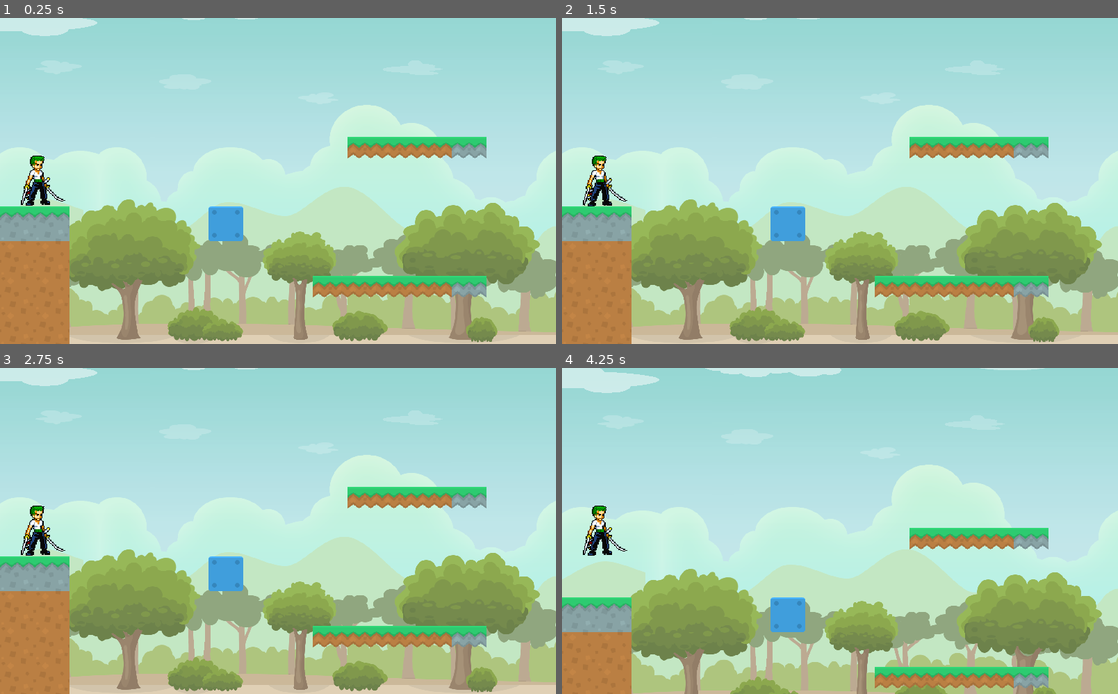
Above: before the commit, frames 1-4 (two rows, left to right).
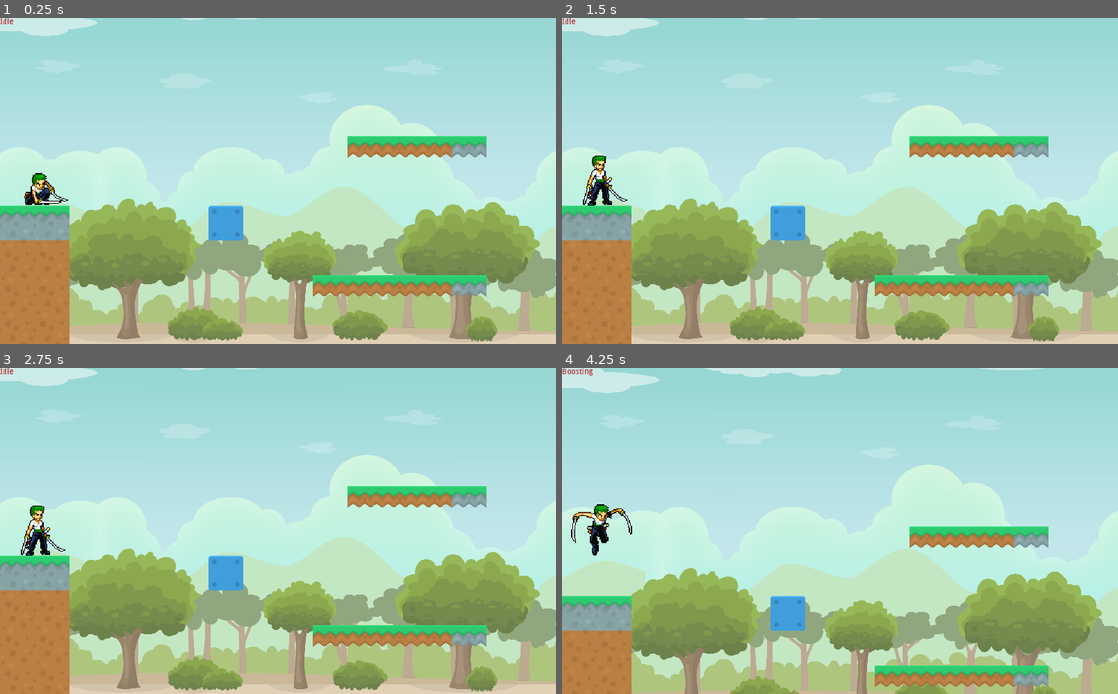
Above: after the commit, the same moments.

Repository: sanisoclem/project-side-scroller
Game: Godot game, scene res://Worlds/MainWorld.tscn
Same seed, same stepped clock (60 frames per second), same inputs: the game is played once before the commit and once after it.
Inputs:
- Up to frame 1 (0.25 s): no input
- Up to frame 2 (1.5 s): tap Enter (ui_accept) at 0.5, 0.6, 0.77, 1.07, 1.25, 1.35 s
- Up to frame 3 (2.75 s): tap Enter (ui_accept) at 1.52, 1.82, 2, 2.1 s
- Up to frame 4 (4.25 s): tap Enter (ui_accept) at 2.85, 3.02, 3.32, 3.6, 3.77, 4.07 s; tap Escape (ui_cancel) at 4.15 s

The runs differ from the first frame. In frame 1, 2.1% of the frame differs, in the area x 0-100%, y 0-100%; in frame 2, 1.7%; in frame 3, 1.6%; in frame 4, 2.7%.

Commit message:
movement tweaks

Diff:
--- a/src/Player/Player.gd
+++ b/src/Player/Player.gd
@@ -24,11 +24,13 @@
 	var velocity = Vector2.ZERO
 	var state = PlayerStatus.Idle
 	var direction = 1.0
+	var last_floor = -1.0
 	func clone():
 		var retval = PlayerState.new()
 		retval.velocity = self.velocity
 		retval.state = self.state
 		retval.direction = self.direction
+		retval.last_floor = self.last_floor
 		return retval
 
 var state = PlayerState.new()
@@ -36,6 +38,8 @@
 
 onready var animationTree = $AnimationTree
 onready var animationState = animationTree.get("parameters/playback");
+
+signal status_changed(status)
 
 func _ready() -> void:
 	animationTree.active = true
@@ -49,22 +53,21 @@
 
 func get_command():
 	if Input.is_action_just_pressed("ui_accept"):
-		cmd_queue.push_back(PlayerCommand.Attack)
+		return PlayerCommand.Attack
 	elif Input.is_action_just_pressed("ui_cancel"):
-		cmd_queue.push_back(PlayerCommand.Boost)
+		return PlayerCommand.Boost
+	elif cmd_queue.size() > 0:
+		return cmd_queue.pop_front()
 	else:
-		cmd_queue.push_back(PlayerCommand.None)
-	return cmd_queue
+		return PlayerCommand.None
 
 func _physics_process(delta):
 	# Get all inputs
 	var input = get_input_vector()
-	var cmds = get_command();
+	var cmd = get_command();
 
 	# compute changes to state
-	while cmds.size() > 0:
-		var cmd = cmds.pop_front()
-		state = apply_cmd(delta, cmd, input, state)
+	state = apply_cmd(delta, cmd, input, state)
 
 	# apply new state
 	state.velocity = move_and_slide(state.velocity, Vector2(0, -1))
@@ -75,13 +78,14 @@
 
 func apply_cmd(delta, cmd, input, current_state):
 	var new_state = current_state.clone()
+	new_state.last_floor = new_state.last_floor + 1 if !is_on_floor() else 0
 	match cmd:
 		PlayerCommand.Attack:
 			pass
 		PlayerCommand.Boost:
-			if state.state != PlayerStatus.Boost && is_on_floor():
+			if state.state != PlayerStatus.Boost && new_state.last_floor < 10:
 				new_state.velocity.y = -BOOST_FORCE
-				state = PlayerStatus.Boost
+				new_state.state = PlayerStatus.Boost
 		PlayerCommand.None:
 			# allow input to influence velocity --if not boosting and not falling
 			if input != Vector2.ZERO:
@@ -95,7 +99,7 @@
 				new_state.velocity = current_state.velocity.move_toward(Vector2(0.0, current_state.velocity.y), FRICTION * delta)
 
 			# deactivate boost if player is falling
-			if new_state.state == PlayerStatus.Boost && (new_state.velocity.y > 0 || is_on_wall() || is_on_ceiling()):
+			if new_state.state == PlayerStatus.Boost && (new_state.velocity.y > 0):
 				new_state.state = PlayerStatus.Idle
 			new_state.velocity = new_state.velocity + GRAVITY
 	return new_state
@@ -105,13 +109,17 @@
 		PlayerStatus.Attack:
 			pass
 		PlayerStatus.Boost:
+			emit_signal("status_changed", "Boosting")
+			animationTree.set("parameters/Boosting/blend_position", state.direction)
 			animationState.travel("Boosting")
 		PlayerStatus.Idle:
 			var animation = "Idle"
-			if !is_on_floor():
+			if !is_on_floor() && state.velocity.y > 0:
 				animation = "Falling"
 			elif abs(state.velocity.x) > 0:
 				animation = "Moving"
+			emit_signal("status_changed", animation)
+			animationTree.set("parameters/Landing/blend_position", state.direction)
 			animationTree.set("parameters/%s/blend_position" % animation, state.direction)
 			animationState.travel(animation)
 
--- a/src/Player/Player.tscn
+++ b/src/Player/Player.tscn
@@ -1,18 +1,76 @@
-[gd_scene load_steps=33 format=2]
+[gd_scene load_steps=40 format=2]
 
 [ext_resource path="res://Player/zoro2.png" type="Texture" id=1]
 [ext_resource path="res://Player/Player.gd" type="Script" id=2]
 
-[sub_resource type="RectangleShape2D" id=36]
+[sub_resource type="RectangleShape2D" id=1]
 extents = Vector2( 10, 23 )
 
-[sub_resource type="Animation" id=5]
+[sub_resource type="Animation" id=2]
 resource_name = "DashLeft"
 
-[sub_resource type="Animation" id=6]
+[sub_resource type="Animation" id=3]
 resource_name = "DashRight"
 
-[sub_resource type="Animation" id=7]
+[sub_resource type="Animation" id=31]
+resource_name = "FallLeft"
+length = 0.2
+loop = true
+tracks/0/type = "value"
+tracks/0/path = NodePath("Sprite:frame")
+tracks/0/interp = 1
+tracks/0/loop_wrap = true
+tracks/0/imported = false
+tracks/0/enabled = true
+tracks/0/keys = {
+"times": PoolRealArray( 0 ),
+"transitions": PoolRealArray( 1 ),
+"update": 1,
+"values": [ 14 ]
+}
+tracks/1/type = "value"
+tracks/1/path = NodePath("Sprite:flip_h")
+tracks/1/interp = 1
+tracks/1/loop_wrap = true
+tracks/1/imported = false
+tracks/1/enabled = true
+tracks/1/keys = {
+"times": PoolRealArray( 0 ),
+"transitions": PoolRealArray( 1 ),
+"update": 1,
+"values": [ true ]
+}
+
+[sub_resource type="Animation" id=32]
+resource_name = "FallRight"
+length = 0.2
+loop = true
+tracks/0/type = "value"
+tracks/0/path = NodePath("Sprite:frame")
+tracks/0/interp = 1
+tracks/0/loop_wrap = true
+tracks/0/imported = false
+tracks/0/enabled = true
+tracks/0/keys = {
+"times": PoolRealArray( 0 ),
+"transitions": PoolRealArray( 1 ),
+"update": 1,
+"values": [ 14 ]
+}
+tracks/1/type = "value"
+tracks/1/path = NodePath("Sprite:flip_h")
+tracks/1/interp = 1
+tracks/1/loop_wrap = true
+tracks/1/imported = false
+tracks/1/enabled = true
+tracks/1/keys = {
+"times": PoolRealArray( 0 ),
+"transitions": PoolRealArray( 1 ),
+"update": 1,
+"values": [ false ]
+}
+
+[sub_resource type="Animation" id=4]
 resource_name = "IdleLeft"
 length = 2.0
 loop = true
@@ -70,19 +128,121 @@
 "values": [ false ]
 }
 
+[sub_resource type="Animation" id=6]
+resource_name = "JumpLeft"
+length = 0.3
+loop = true
+tracks/0/type = "value"
+tracks/0/path = NodePath("Sprite:frame")
+tracks/0/interp = 1
+tracks/0/loop_wrap = true
+tracks/0/imported = false
+tracks/0/enabled = true
+tracks/0/keys = {
+"times": PoolRealArray( 0, 0.1 ),
+"transitions": PoolRealArray( 1, 1 ),
+"update": 1,
+"values": [ 12, 13 ]
+}
+tracks/1/type = "value"
+tracks/1/path = NodePath("Sprite:flip_h")
+tracks/1/interp = 1
+tracks/1/loop_wrap = true
+tracks/1/imported = false
+tracks/1/enabled = true
+tracks/1/keys = {
+"times": PoolRealArray( 0 ),
+"transitions": PoolRealArray( 1 ),
+"update": 1,
+"values": [ true ]
+}
+
+[sub_resource type="Animation" id=7]
+resource_name = "JumpRight"
+length = 0.2
+loop = true
+tracks/0/type = "value"
+tracks/0/path = NodePath("Sprite:frame")
+tracks/0/interp = 1
+tracks/0/loop_wrap = true
+tracks/0/imported = false
+tracks/0/enabled = true
+tracks/0/keys = {
+"times": PoolRealArray( 0, 0.1 ),
+"transitions": PoolRealArray( 1, 1 ),
+"update": 1,
+"values": [ 12, 13 ]
+}
+tracks/1/type = "value"
+tracks/1/path = NodePath("Sprite:flip_h")
+tracks/1/interp = 1
+tracks/1/loop_wrap = true
+tracks/1/imported = false
+tracks/1/enabled = true
+tracks/1/keys = {
+"times": PoolRealArray( 0 ),
+"transitions": PoolRealArray( 1 ),
+"update": 1,
+"values": [ false ]
+}
+
+[sub_resource type="Animation" id=8]
+resource_name = "LandLeft"
+length = 0.2
+tracks/0/type = "value"
+tracks/0/path = NodePath("Sprite:frame")
+tracks/0/interp = 1
+tracks/0/loop_wrap = true
+tracks/0/imported = false
+tracks/0/enabled = true
+tracks/0/keys = {
+"times": PoolRealArray( 0 ),
+"transitions": PoolRealArray( 1 ),
+"update": 1,
+"values": [ 15 ]
+}
+tracks/1/type = "value"
+tracks/1/path = NodePath("Sprite:flip_h")
+tracks/1/interp = 1
+tracks/1/loop_wrap = true
+tracks/1/imported = false
+tracks/1/enabled = true
+tracks/1/keys = {
+"times": PoolRealArray( 0 ),
+"transitions": PoolRealArray( 1 ),
+"update": 1,
+"values": [ true ]
+}
+
 [sub_resource type="Animation" id=9]
-resource_name = "JumpLeft"
+resource_name = "LandRight"
+length = 0.2
+tracks/0/type = "value"
+tracks/0/path = NodePath("Sprite:frame")
+tracks/0/interp = 1
+tracks/0/loop_wrap = true
+tracks/0/imported = false
+tracks/0/enabled = true
+tracks/0/keys = {
+"times": PoolRealArray( 0 ),
+"transitions": PoolRealArray( 1 ),
+"update": 1,
+"values": [ 15 ]
+}
+tracks/1/type = "value"
+tracks/1/path = NodePath("Sprite:flip_h")
+tracks/1/interp = 1
+tracks/1/loop_wrap = true
+tracks/1/imported = false
+tracks/1/enabled = true
+tracks/1/keys = {
+"times": PoolRealArray( 0 ),
+"transitions": PoolRealArray( 1 ),
+"update": 1,
+"values": [ false ]
+}
 
 [sub_resource type="Animation" id=10]
-resource_name = "JumpRight"
-
-[sub_resource type="Animation" id=11]
-resource_name = "LandLeft"
-
-[sub_resource type="Animation" id=12]
-resource_name = "LandRight"
-
-[sub_resource type="Animation" id=13]
 resource_name = "MoveLeft"
 length = 0.8
 loop = true
@@ -140,25 +300,55 @@
 "values": [ false ]
 }
 
-[sub_resource type="AnimationNodeBlendSpace2D" id=27]
-
-[sub_resource type="AnimationNodeBlendSpace1D" id=28]
+[sub_resource type="AnimationNodeAnimation" id=33]
+animation = "JumpLeft"
+
+[sub_resource type="AnimationNodeAnimation" id=34]
+animation = "JumpRight"
+
+[sub_resource type="AnimationNodeBlendSpace1D" id=35]
+blend_point_0/node = SubResource( 33 )
+blend_point_0/pos = -0.1
+blend_point_1/node = SubResource( 34 )
+blend_point_1/pos = 0.1
+
+[sub_resource type="AnimationNodeAnimation" id=36]
+animation = "FallLeft"
+
+[sub_resource type="AnimationNodeAnimation" id=37]
+animation = "FallRight"
+
+[sub_resource type="AnimationNodeBlendSpace1D" id=13]
+blend_point_0/node = SubResource( 36 )
+blend_point_0/pos = -0.1
+blend_point_1/node = SubResource( 37 )
+blend_point_1/pos = 0.1
+
+[sub_resource type="AnimationNodeAnimation" id=14]
+animation = "IdleLeft"
 
 [sub_resource type="AnimationNodeAnimation" id=15]
-animation = "IdleLeft"
-
-[sub_resource type="AnimationNodeAnimation" id=26]
 animation = "IdleRight"
 
-[sub_resource type="AnimationNodeBlendSpace1D" id=17]
-blend_point_0/node = SubResource( 15 )
+[sub_resource type="AnimationNodeBlendSpace1D" id=16]
+blend_point_0/node = SubResource( 14 )
 blend_point_0/pos = -0.1
-blend_point_1/node = SubResource( 26 )
+blend_point_1/node = SubResource( 15 )
 blend_point_1/pos = 0.1
 min_space = -1.1
 max_space = 1.1
 
-[sub_resource type="AnimationNodeBlendSpace1D" id=29]
+[sub_resource type="AnimationNodeAnimation" id=38]
+animation = "LandLeft"
+
+[sub_resource type="AnimationNodeAnimation" id=39]
+animation = "LandRight"
+
+[sub_resource type="AnimationNodeBlendSpace1D" id=17]
+blend_point_0/node = SubResource( 38 )
+blend_point_0/pos = -0.1
+blend_point_1/node = SubResource( 39 )
+blend_point_1/pos = 0.1
 
 [sub_resource type="AnimationNodeAnimation" id=18]
 animation = "MoveLeft"
@@ -178,34 +368,34 @@
 
 [sub_resource type="AnimationNodeStateMachineTransition" id=22]
 
-[sub_resource type="AnimationNodeStateMachineTransition" id=30]
-
-[sub_resource type="AnimationNodeStateMachineTransition" id=31]
-
-[sub_resource type="AnimationNodeStateMachineTransition" id=32]
-
-[sub_resource type="AnimationNodeStateMachineTransition" id=33]
-
-[sub_resource type="AnimationNodeStateMachineTransition" id=34]
-
-[sub_resource type="AnimationNodeStateMachineTransition" id=35]
-
-[sub_resource type="AnimationNodeStateMachine" id=23]
-states/Boosting/node = SubResource( 27 )
-states/Boosting/position = Vector2( -873.19, 37 )
-states/Falling/node = SubResource( 28 )
-states/Falling/position = Vector2( -1119.19, 37 )
-states/Idle/node = SubResource( 17 )
+[sub_resource type="AnimationNodeStateMachineTransition" id=24]
+
+[sub_resource type="AnimationNodeStateMachineTransition" id=25]
+switch_mode = 2
+auto_advance = true
+
+[sub_resource type="AnimationNodeStateMachineTransition" id=28]
+
+[sub_resource type="AnimationNodeStateMachineTransition" id=40]
+
+[sub_resource type="AnimationNodeStateMachineTransition" id=41]
+
+[sub_resource type="AnimationNodeStateMachine" id=29]
+states/Boosting/node = SubResource( 35 )
+states/Boosting/position = Vector2( -865.19, 37 )
+states/Falling/node = SubResource( 13 )
+states/Falling/position = Vector2( -1121.19, 37 )
+states/Idle/node = SubResource( 16 )
 states/Idle/position = Vector2( -974, 145 )
-states/Landing/node = SubResource( 29 )
+states/Landing/node = SubResource( 17 )
 states/Landing/position = Vector2( -1165.19, 145 )
 states/Moving/node = SubResource( 20 )
 states/Moving/position = Vector2( -712, 145 )
-transitions = [ "Idle", "Moving", SubResource( 21 ), "Moving", "Idle", SubResource( 22 ), "Boosting", "Falling", SubResource( 30 ), "Falling", "Landing", SubResource( 31 ), "Landing", "Idle", SubResource( 32 ), "Idle", "Boosting", SubResource( 33 ), "Boosting", "Idle", SubResource( 34 ), "Idle", "Falling", SubResource( 35 ) ]
+transitions = [ "Idle", "Moving", SubResource( 21 ), "Moving", "Idle", SubResource( 22 ), "Falling", "Landing", SubResource( 24 ), "Landing", "Idle", SubResource( 25 ), "Idle", "Falling", SubResource( 28 ), "Idle", "Boosting", SubResource( 40 ), "Boosting", "Falling", SubResource( 41 ) ]
 start_node = "Idle"
 graph_offset = Vector2( -1859.19, 0 )
 
-[sub_resource type="AnimationNodeStateMachinePlayback" id=24]
+[sub_resource type="AnimationNodeStateMachinePlayback" id=30]
 
 [node name="Player" type="KinematicBody2D"]
 collision_layer = 0
@@ -213,30 +403,32 @@
 
 [node name="Sprite" type="Sprite" parent="."]
 texture = ExtResource( 1 )
-vframes = 12
-frame = 2
+vframes = 27
+frame = 13
 
 [node name="CollisionShape2D" type="CollisionShape2D" parent="."]
-position = Vector2( 0, 3 )
-shape = SubResource( 36 )
+position = Vector2( -1, 2 )
+shape = SubResource( 1 )
 
 [node name="AnimationPlayer" type="AnimationPlayer" parent="."]
-anims/DashLeft = SubResource( 5 )
-anims/DashRight = SubResource( 6 )
-anims/IdleLeft = SubResource( 7 )
-anims/IdleRight = SubResource( 8 )
-anims/JumpLeft = SubResource( 9 )
-anims/JumpRight = SubResource( 10 )
-anims/LandLeft = SubResource( 11 )
-anims/LandRight = SubResource( 12 )
-anims/MoveLeft = SubResource( 13 )
-anims/MoveRight = SubResource( 14 )
+anims/DashLeft = SubResource( 2 )
+anims/DashRight = SubResource( 3 )
+anims/FallLeft = SubResource( 31 )
+anims/FallRight = SubResource( 32 )
+anims/IdleLeft = SubResource( 4 )
+anims/IdleRight = SubResource( 5 )
+anims/JumpLeft = SubResource( 6 )
+anims/JumpRight = SubResource( 7 )
+anims/LandLeft = SubResource( 8 )
+anims/LandRight = SubResource( 9 )
+anims/MoveLeft = SubResource( 10 )
+anims/MoveRight = SubResource( 11 )
 
 [node name="AnimationTree" type="AnimationTree" parent="."]
-tree_root = SubResource( 23 )
+tree_root = SubResource( 29 )
 anim_player = NodePath("../AnimationPlayer")
 active = true
-parameters/playback = SubResource( 24 )
+parameters/playback = SubResource( 30 )
 parameters/Boosting/blend_position = Vector2( 0, 0 )
 parameters/Falling/blend_position = 0
 parameters/Idle/blend_position = 0.0
--- a/src/Tilemaps/platforms.tres
+++ b/src/Tilemaps/platforms.tres
@@ -11,55 +11,55 @@
 [sub_resource type="ConvexPolygonShape2D" id=3]
 points = PoolVector2Array( 0, 0, 64, 0, 64, 64, 0, 64 )
 
+[sub_resource type="ConvexPolygonShape2D" id=4]
+points = PoolVector2Array( 0, 0, 64, 0, 64, 64, 0, 64 )
+
+[sub_resource type="ConvexPolygonShape2D" id=5]
+points = PoolVector2Array( 0, 0, 64, 0, 64, 64, 0, 64 )
+
+[sub_resource type="ConvexPolygonShape2D" id=6]
+points = PoolVector2Array( 0, 0, 64, 0, 64, 64, 0, 64 )
+
+[sub_resource type="ConvexPolygonShape2D" id=7]
+points = PoolVector2Array( 0, 0, 64, 0, 64, 64, 0, 64 )
+
+[sub_resource type="ConvexPolygonShape2D" id=8]
+points = PoolVector2Array( 0, 0, 64, 0, 64, 64, 0, 64 )
+
+[sub_resource type="ConvexPolygonShape2D" id=9]
+points = PoolVector2Array( 0, 0, 64, 0, 64, 32, 0, 32 )
+
+[sub_resource type="ConvexPolygonShape2D" id=10]
+points = PoolVector2Array( 0, 0, 64, 0, 64, 32, 0, 32 )
+
+[sub_resource type="ConvexPolygonShape2D" id=11]
+points = PoolVector2Array( 0, 0, 64, 0, 64, 32, 0, 32 )
+
+[sub_resource type="ConvexPolygonShape2D" id=12]
+points = PoolVector2Array( 0, 0, 64, 0, 64, 64, 0, 64 )
+
+[sub_resource type="ConvexPolygonShape2D" id=13]
+points = PoolVector2Array( 0, 0, 64, 0, 64, 64, 0, 64 )
+
+[sub_resource type="ConvexPolygonShape2D" id=14]
+points = PoolVector2Array( 0, 0, 64, 0, 64, 32, 0, 32 )
+
+[sub_resource type="ConvexPolygonShape2D" id=15]
+points = PoolVector2Array( 0, 0, 64, 0, 64, 32, 0, 32 )
+
+[sub_resource type="ConvexPolygonShape2D" id=16]
+points = PoolVector2Array( 0, 0, 64, 0, 64, 32, 0, 32 )
+
+[sub_resource type="ConvexPolygonShape2D" id=17]
+points = PoolVector2Array( 0, 0, 64, 0, 64, 64, 0, 64 )
+
+[sub_resource type="ConvexPolygonShape2D" id=18]
+points = PoolVector2Array( 0, 0, 64, 0, 64, 64, 0, 64 )
+
 [sub_resource type="ConvexPolygonShape2D" id=19]
 points = PoolVector2Array( 0, 0, 64, 0, 64, 64, 0, 64 )
 
-[sub_resource type="ConvexPolygonShape2D" id=4]
-points = PoolVector2Array( 0, 0, 64, 0, 64, 64, 0, 64 )
-
-[sub_resource type="ConvexPolygonShape2D" id=5]
-points = PoolVector2Array( 0, 0, 64, 0, 64, 64, 0, 64 )
-
-[sub_resource type="ConvexPolygonShape2D" id=6]
-points = PoolVector2Array( 0, 0, 64, 0, 64, 64, 0, 64 )
-
 [sub_resource type="ConvexPolygonShape2D" id=20]
-points = PoolVector2Array( 0, 0, 64, 0, 64, 64, 0, 64 )
-
-[sub_resource type="ConvexPolygonShape2D" id=7]
-points = PoolVector2Array( 0, 0, 64, 0, 64, 32, 0, 32 )
-
-[sub_resource type="ConvexPolygonShape2D" id=8]
-points = PoolVector2Array( 0, 0, 64, 0, 64, 32, 0, 32 )
-
-[sub_resource type="ConvexPolygonShape2D" id=9]
-points = PoolVector2Array( 0, 0, 64, 0, 64, 32, 0, 32 )
-
-[sub_resource type="ConvexPolygonShape2D" id=10]
-points = PoolVector2Array( 0, 0, 64, 0, 64, 64, 0, 64 )
-
-[sub_resource type="ConvexPolygonShape2D" id=11]
-points = PoolVector2Array( 0, 0, 64, 0, 64, 64, 0, 64 )
-
-[sub_resource type="ConvexPolygonShape2D" id=12]
-points = PoolVector2Array( 0, 0, 64, 0, 64, 32, 0, 32 )
-
-[sub_resource type="ConvexPolygonShape2D" id=13]
-points = PoolVector2Array( 0, 0, 64, 0, 64, 32, 0, 32 )
-
-[sub_resource type="ConvexPolygonShape2D" id=14]
-points = PoolVector2Array( 0, 0, 64, 0, 64, 32, 0, 32 )
-
-[sub_resource type="ConvexPolygonShape2D" id=15]
-points = PoolVector2Array( 0, 0, 64, 0, 64, 64, 0, 64 )
-
-[sub_resource type="ConvexPolygonShape2D" id=16]
-points = PoolVector2Array( 0, 0, 64, 0, 64, 64, 0, 64 )
-
-[sub_resource type="ConvexPolygonShape2D" id=17]
-points = PoolVector2Array( 0, 0, 64, 0, 64, 64, 0, 64 )
-
-[sub_resource type="ConvexPolygonShape2D" id=18]
 points = PoolVector2Array( 0, 0, 64, 0, 64, 64, 0, 64 )
 
 [resource]
@@ -126,32 +126,32 @@
 1/navigation_offset = Vector2( 0, 0 )
 1/shape_offset = Vector2( 0, 0 )
 1/shape_transform = Transform2D( 1, 0, 0, 1, 0, 0 )
-1/shape = SubResource( 4 )
+1/shape = SubResource( 5 )
 1/shape_one_way = false
 1/shape_one_way_margin = 1.0
 1/shapes = [ {
 "autotile_coord": Vector2( 0, 0 ),
 "one_way": false,
 "one_way_margin": 1.0,
-"shape": SubResource( 4 ),
-"shape_transform": Transform2D( 1, 0, 0, 1, 0, 0 )
-}, {
-"autotile_coord": Vector2( 1, 0 ),
-"one_way": false,
-"one_way_margin": 1.0,
 "shape": SubResource( 5 ),
 "shape_transform": Transform2D( 1, 0, 0, 1, 0, 0 )
 }, {
+"autotile_coord": Vector2( 1, 0 ),
+"one_way": false,
+"one_way_margin": 1.0,
+"shape": SubResource( 6 ),
+"shape_transform": Transform2D( 1, 0, 0, 1, 0, 0 )
+}, {
 "autotile_coord": Vector2( 2, 0 ),
 "one_way": false,
 "one_way_margin": 1.0,
-"shape": SubResource( 6 ),
+"shape": SubResource( 7 ),
 "shape_transform": Transform2D( 1, 0, 0, 1, 0, 0 )
 }, {
 "autotile_coord": Vector2( 3, 0 ),
 "one_way": false,
 "one_way_margin": 1.0,
-"shape": SubResource( 20 ),
+"shape": SubResource( 8 ),
 "shape_transform": Transform2D( 1, 0, 0, 1, 0, 0 )
 } ]
 1/z_index = 0
--- /dev/null
+++ b/src/Worlds/MainWorld.gd
@@ -0,0 +1,8 @@
+extends Node2D
+
+
+onready var playerStatusLabel = $CanvasLayer/PlayerStatus
+
+
+func _on_Player_status_changed(status):
+	playerStatusLabel.text = status
--- a/src/Worlds/MainWorld.tscn
+++ b/src/Worlds/MainWorld.tscn
@@ -12,13 +12,15 @@
 [ext_resource path="res://Backgrounds/TreesParallax/_04_bushes.png" type="Texture" id=10]
 [ext_resource path="res://Backgrounds/backgroundColorGrass.png" type="Texture" id=11]
 [ext_resource path="res://Backgrounds/TreesParallax/_10_distant_clouds.png" type="Texture" id=12]
+[ext_resource path="res://Worlds/MainWorld.gd" type="Script" id=13]
 
 [node name="World" type="Node2D"]
+script = ExtResource( 13 )
 
 [node name="Platforms" type="TileMap" parent="."]
 tile_set = ExtResource( 1 )
 format = 1
-tile_data = PoolIntArray( -458636, 1, 2, -458635, 1, 2, -458634, 1, …(13302 unchanged characters)…
+tile_data = PoolIntArray( -589721, 2, 2, -458636, 1, 2, -458635, 1, 2, -458634, 1, …(13302 unchanged characters)…
 
 [node name="Player" parent="." instance=ExtResource( 2 )]
 position = Vector2( 73, 75 )
@@ -41,6 +43,15 @@
 visible = false
 position = Vector2( 514.281, 330.566 )
 texture = ExtResource( 11 )
+
+[node name="PlayerStatus" type="Label" parent="CanvasLayer"]
+modulate = Color( 0.792157, 0, 0, 1 )
+margin_right = 40.0
+margin_bottom = 14.0
+text = "PLAYER STATUS: "
+__meta__ = {
+"_edit_use_anchors_": false
+}
 
 [node name="ParallaxBackground" type="ParallaxBackground" parent="."]
 offset = Vector2( 0, -250 )
@@ -118,3 +129,4 @@
 [node name="_11_background" type="Sprite" parent="ParallaxBackground/ParallaxLayer9"]
 texture = ExtResource( 3 )
 centered = false
+[connection signal="status_changed" from="Player" to="." method="_on_Player_status_changed"]
Not shown: 2 places in src/Player/Player.tscn that only renumber resources
Binary file changed: src/Player/zoro2.png
Not shown: 5 places in src/Tilemaps/platforms.tres that only renumber resources
Not shown: 1 places in src/Worlds/MainWorld.tscn that only renumber resources
Not shown, changed: assets/Zoro2.piskel
